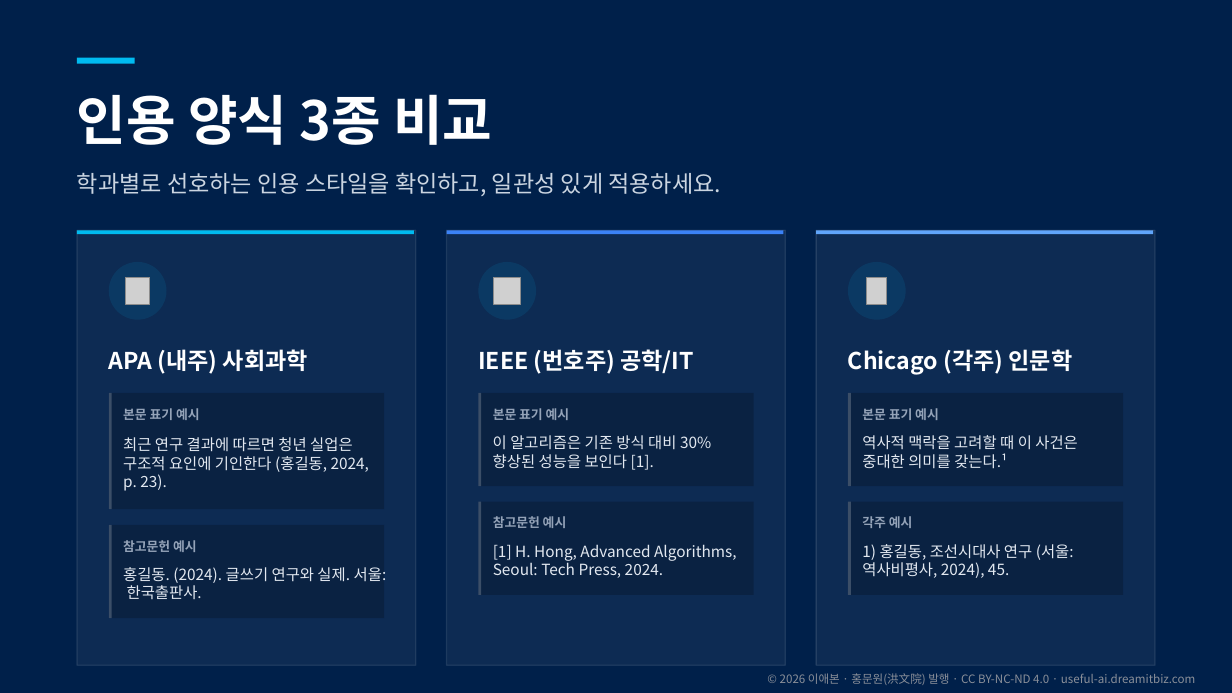
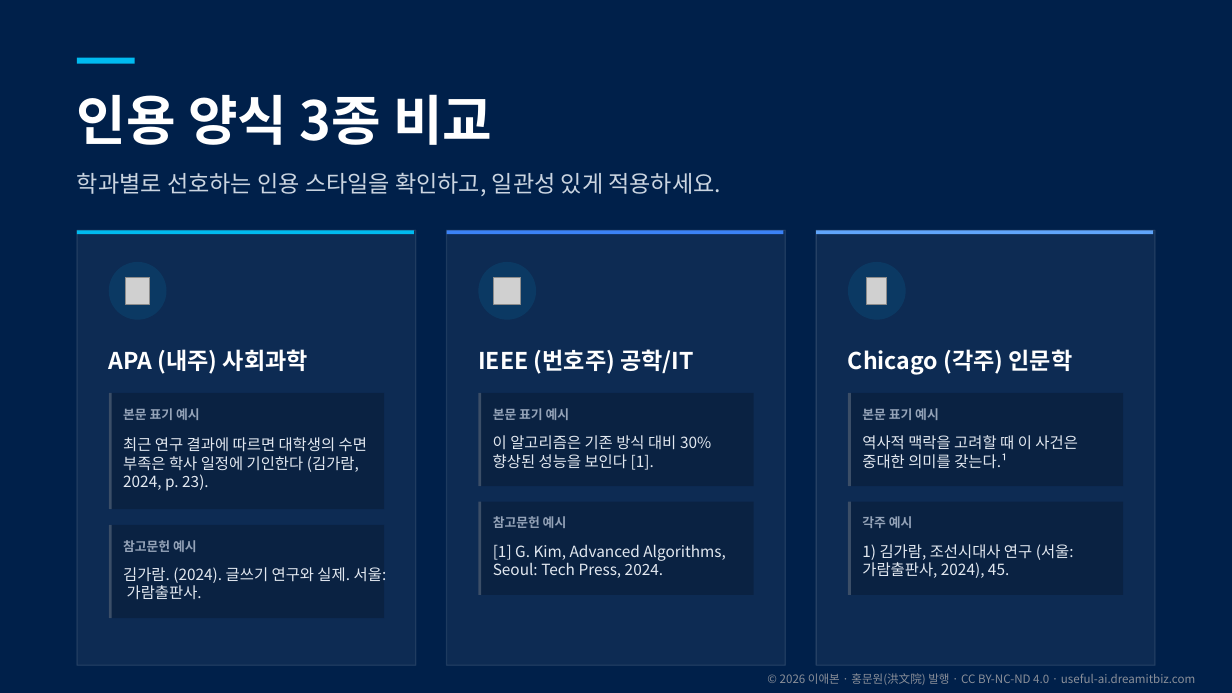
Before and after one commit to aebonlee/materials, a slide deck: slide 31 of library/b06-report-writing/b06-report-writing.pptx. Drawn at 1232x693 pixels with LibreOffice and Linux fonts; fonts in the diff are those of the drawing; grey boxes stand for pictures. Boxes give left, top, right and bottom in pixels: in the first picture for what was removed or moved away, otherwise in the second. Text is boxed around its words. In the diff, an @@ line names an element or a change of style, - is before the commit and + after.

```diff
--- a/library/b06-report-writing/b06-report-writing.pptx
+++ b/library/b06-report-writing/b06-report-writing.pptx
@@ text at (123,437,367,491): text changed @@
-최근 연구 결과에 따르면 청년 실업은 구조적 요인에 기인한다 (홍길동, 2024, p. 23).
+최근 연구 결과에 따르면 대학생의 수면 부족은 학사 일정에 기인한다 (김가람, 2024, p. 23).
@@ text at (123,567,387,599): text changed @@
-홍길동. (2024). 글쓰기 연구와 실제. 서울: 한국출판사.
+김가람. (2024). 글쓰기 연구와 실제. 서울: 가람출판사.
@@ text at (493,544,726,578): text changed @@
-[1] H. Hong, Advanced Algorithms, Seoul: Tech Press, 2024.
+[1] G. Kim, Advanced Algorithms, Seoul: Tech Press, 2024.
@@ text at (862,544,1074,578): text changed @@
-1) 홍길동, 조선시대사 연구 (서울: 역사비평사, 2024), 45.
+1) 김가람, 조선시대사 연구 (서울: 가람출판사, 2024), 45.
```
Also in this commit, not shown: 18 other slides changed, 44 other files.
